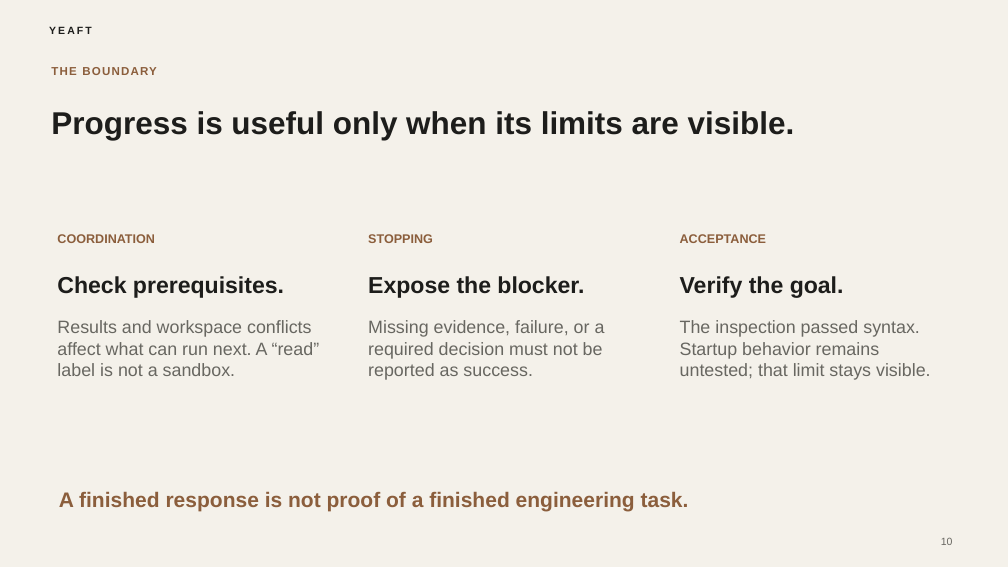
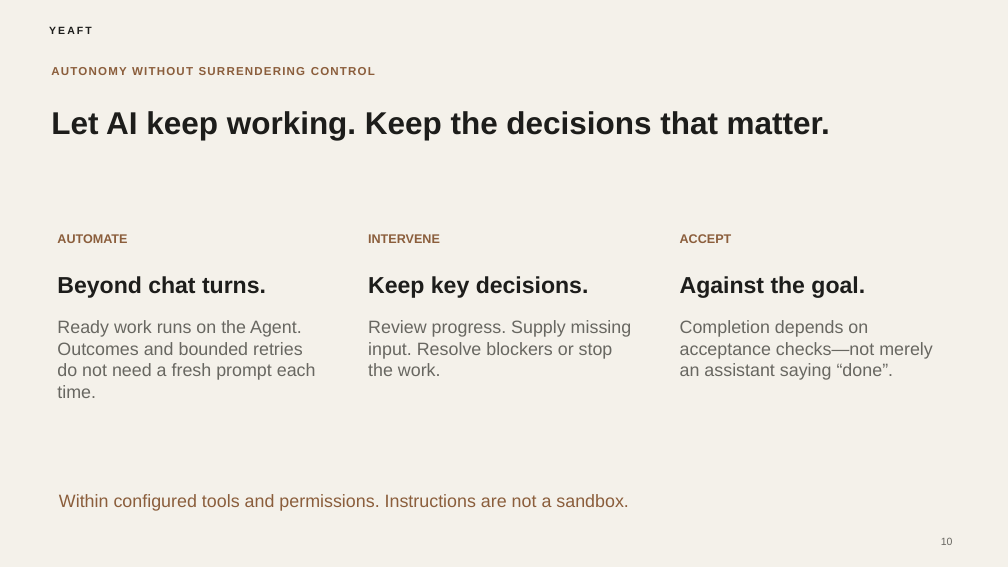
Before and after one commit to yeaft/claude-web-chat, a slide deck: slide 10 of artifacts/showcase/yeaft-editorial-minimal.pptx. Drawn at 1008x567 pixels with LibreOffice and Linux fonts; fonts in the diff are those of the drawing. Boxes give left, top, right and bottom in pixels: in the first picture for what was removed or moved away, otherwise in the second. Text is boxed around its words. In the diff, an @@ line names an element or a change of style, - is before the commit and + after.

Commit message:
docs: lead showcase with cross-device AI teams and task automation

```diff
--- a/artifacts/showcase/yeaft-editorial-minimal.pptx
+++ b/artifacts/showcase/yeaft-editorial-minimal.pptx
@@ text at bbox=[51, 111, 830, 140]: text changed @@
-Progress is useful only when its limits are visible.
+Let AI keep working. Keep the decisions that matter.
@@ text at bbox=[57, 234, 127, 243]: text changed @@
-COORDINATION
+AUTOMATE
@@ text at bbox=[368, 234, 440, 243]: text changed @@
-STOPPING
+INTERVENE
@@ text at bbox=[680, 234, 732, 243]: text changed @@
-ACCEPTANCE
+ACCEPT
@@ text at bbox=[57, 276, 266, 298]: text changed @@
-Check prerequisites.
+Beyond chat turns.
@@ text at bbox=[368, 276, 589, 298]: text changed @@
-Expose the blocker.
+Keep key decisions.
@@ text at bbox=[680, 276, 865, 298]: text changed @@
-Verify the goal.
+Against the goal.
@@ text at bbox=[57, 320, 316, 398]: text changed @@
-Results and workspace conflicts affect what can run next. A “read” label is not a sandbox.
+Ready work runs on the Agent. Outcomes and bounded retries do not need a fresh prompt each time.
@@ text at bbox=[368, 320, 632, 376]: text changed @@
-Missing evidence, failure, or a required decision must not be reported as success.
+Review progress. Supply missing input. Resolve blockers or stop the work.
@@ text at bbox=[680, 320, 711, 333]: text changed @@
-THE BOUNDARY
+AUTONOMY WITHOUT SURRENDERING CONTROL
@@ text at bbox=[680, 320, 933, 380]: text changed @@
-The inspection passed syntax. Startup behavior remains untested; that limit stays visible.
+Completion depends on acceptance checks—not merely an assistant saying “done”.
@@ text at bbox=[59, 494, 629, 511]: text changed; size 20 to 17 pt; bold off @@
-A finished response is not proof of a finished engineering task.
+Within configured tools and permissions. Instructions are not a sandbox.
```
Also in this commit, not shown: 7 other slides changed, 4 slides added, 4 slides removed, 12 other files.
